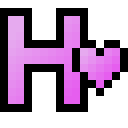
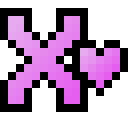
Comparing the layer stacks of the two 128px x 128px images. Changes:
painted on "Layer #3" over [80, 56, 88, 64]
added layer "Layer #5" above "Layer #1" over [0, 16, 88, 88]
added layer "Layer #1" above "Pasted Layer copy #2" over [8, 16, 80, 88]
hid "Pasted Layer copy #2" over [0, 16, 88, 88]
hid "Layer #4" over [8, 16, 80, 88]
